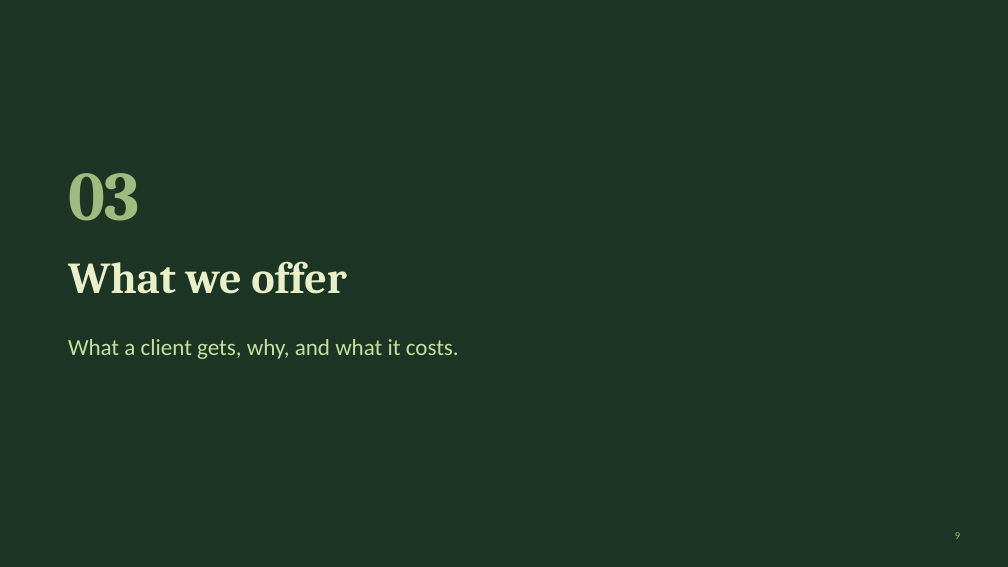
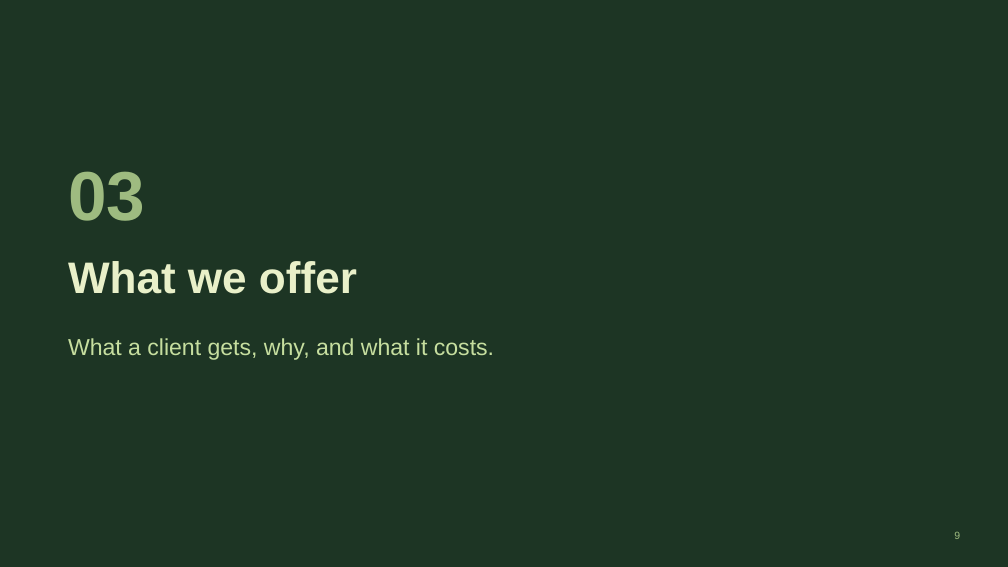
Before and after one commit to extolaffiliates/sales, a slide deck: slide 9 of decks/david-samuel/Extol-x-David-Samuel-Advisory-Briefing.pptx. Drawn at 1008x567 pixels with LibreOffice and Linux fonts; fonts in the diff are those of the drawing. Boxes give left, top, right and bottom in pixels: in the first picture for what was removed or moved away, otherwise in the second. Text is boxed around its words. In the diff, an @@ line names an element or a change of style, - is before the commit and + after.

```diff
--- a/decks/david-samuel/Extol-x-David-Samuel-Advisory-Briefing.pptx
+++ b/decks/david-samuel/Extol-x-David-Samuel-Advisory-Briefing.pptx
@@ text "03" at [68,171,145,221]: font Cambria to Arial @@
@@ title "What we offer" at [68,261,357,294]: font Cambria to Arial @@
@@ text "What a client gets, why, ..." at [68,338,494,360]: font Calibri to Arial @@
```
Also in this commit, not shown: 20 other slides changed, 1 other file.
